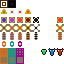
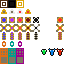
Before/after of a 64×64 layered artwork. What changed in the layer stack:
painted on "Background" over [16, 0, 24, 8]
